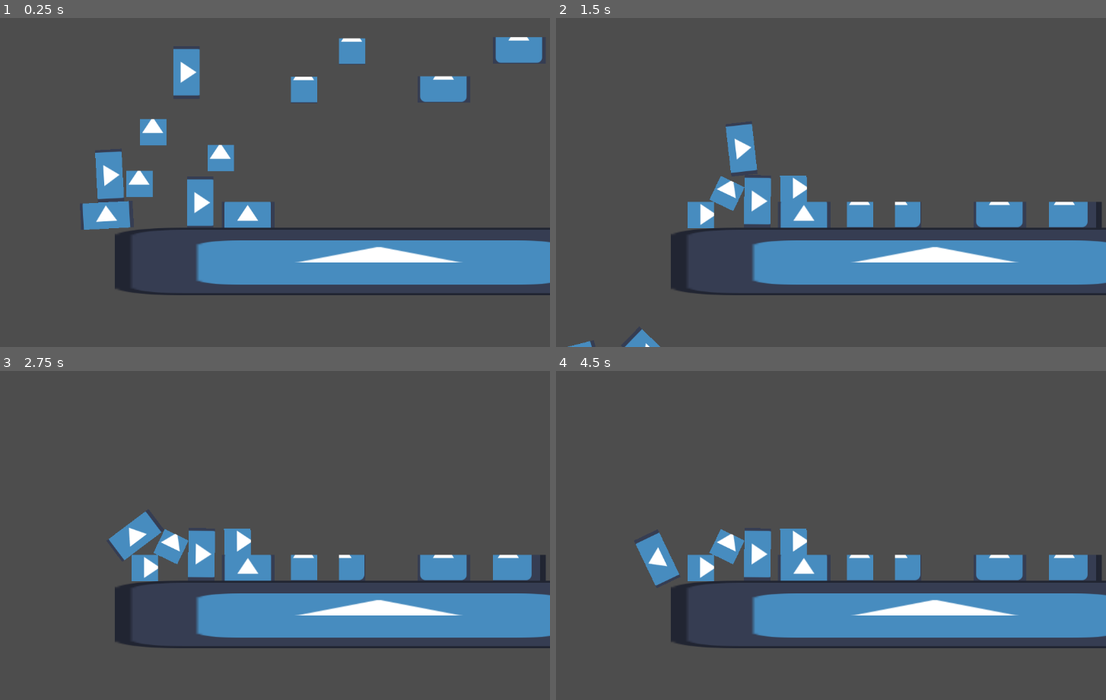
Above: before the commit, frames 1-4 (two rows, left to right).
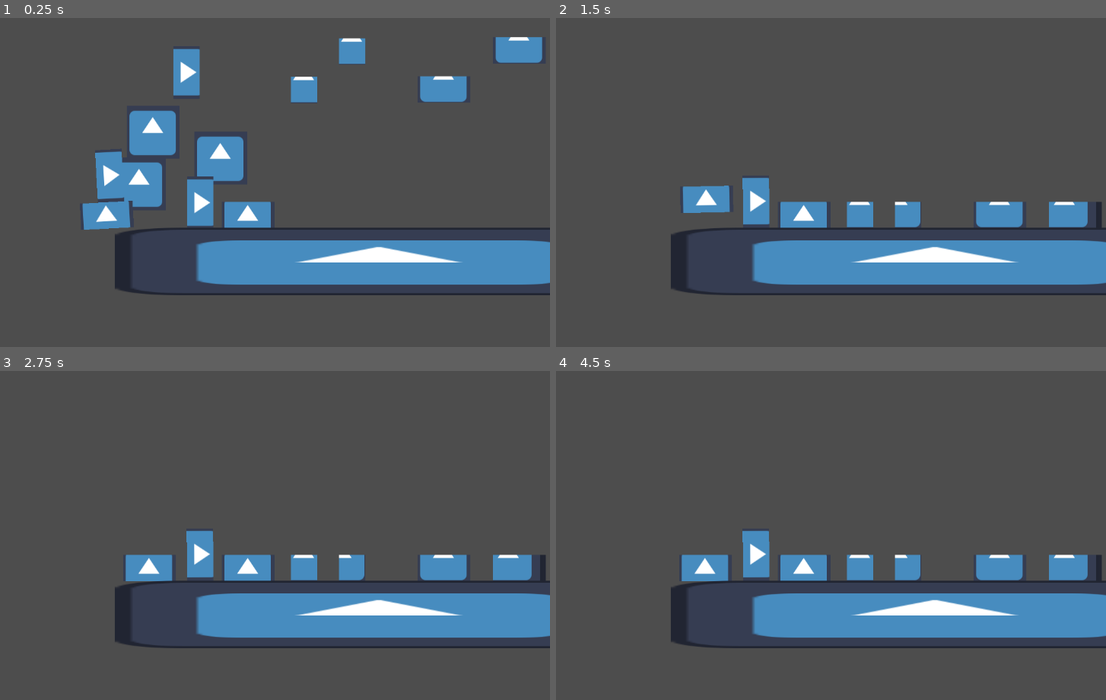
Above: after the commit, the same moments.

Repository: Yusuf-Uludag/Magnetic-Carrier
Game: Godot game, scene res://scenes/crate_test.tscn
Two runs of this game, one before a commit and one after it. Both use one fixed random seed, a clock stepped at 60 frames per second and the inputs below. This scene is started directly instead of the project's main scene. The engine's default icon, where the game draws it, is replaced by a stand-in: a white triangle on a blue panel in a dark square.
Inputs (mouse positions are in pixels of both pictures, inside the frame that each line leads up to):
- Up to frame 1 (0.25 s): no input
- Up to frame 2 (1.5 s): move the mouse to (935, 159) at 0.52 s; hold D (move_right) 0.53-1.28 s; click (935, 159) at 0.67 s; tap W (jump) at 0.77 s; move the mouse to (682, 192) at 1.27 s; hold A (move_left) from 1.28 s (still down)
- Up to frame 3 (2.75 s): tap W (jump) at 1.52 s; move the mouse to (308, 453) at 2.02 s; release A (move_left) at 2.03 s; hold D (move_right) from 2.03 s (still down)
- Up to frame 4 (4.5 s): move the mouse to (770, 598) at 2.77 s; click (770, 598) at 2.92 s; tap W (jump) at 3.02, 3.77 s; move the mouse to (985, 581) at 3.52 s; release D (move_right) at 3.53 s; hold A (move_left) from 3.53 s (still down); move the mouse to (622, 476) at 4.27 s

The runs differ from the first frame. In frame 1, 2.0% of the frame differs, in the area x 22-45%, y 28-58%; in frame 2, 2.4%, in the area x 2-50%, y 32-100%; in frame 3, 2.0%; in frame 4, 2.0%.

Commit message:
named and adjusted collision layers and small crate size

Diff:
--- a/project.godot
+++ b/project.godot
@@ -40,6 +40,13 @@
 "events": []
 }
 
+[layer_names]
+
+2d_physics/layer_3="Player"
+2d_physics/layer_5="Crane"
+2d_physics/layer_6="Crate"
+2d_physics/layer_10="Platform"
+
 [physics]
 
 3d/physics_engine="Jolt Physics"
--- a/scenes/player_test.tscn
+++ b/scenes/player_test.tscn
@@ -14,7 +14,8 @@
 
 [node name="StaticBody2D" type="StaticBody2D" parent="." unique_id=2105724033]
 position = Vector2(173, 493)
-collision_layer = 513
+collision_layer = 512
+collision_mask = 512
 
 [node name="ColorRect" type="ColorRect" parent="StaticBody2D" unique_id=633460839]
 offset_left = -144.0
@@ -31,7 +32,8 @@
 [node name="StaticBody2D2" type="StaticBody2D" parent="." unique_id=1314933294]
 position = Vector2(904, 209)
 rotation = 1.5707964
-collision_layer = 513
+collision_layer = 512
+collision_mask = 512
 
 [node name="ColorRect" type="ColorRect" parent="StaticBody2D2" unique_id=110856475]
 offset_left = -336.0
@@ -48,7 +50,8 @@
 [node name="StaticBody2D3" type="StaticBody2D" parent="." unique_id=1429834705]
 position = Vector2(-5, 221)
 rotation = 1.5707964
-collision_layer = 513
+collision_layer = 512
+collision_mask = 512
 
 [node name="ColorRect" type="ColorRect" parent="StaticBody2D3" unique_id=488786164]
 offset_left = -336.0
--- a/scenes/small_crate.tscn
+++ b/scenes/small_crate.tscn
@@ -3,14 +3,16 @@
 [ext_resource type="Texture2D" uid="uid://xf1w3eo03vug" path="res://icon.svg" id="1_dwt0d"]
 
 [sub_resource type="RectangleShape2D" id="RectangleShape2D_b66cd"]
-size = Vector2(50, 50)
+size = Vector2(100, 100)
 
 [node name="SmallCrate" type="RigidBody2D" unique_id=1840297805]
+collision_layer = 32
+collision_mask = 532
 
 [node name="Sprite2D" type="Sprite2D" parent="." unique_id=469688312]
 texture = ExtResource("1_dwt0d")
 region_enabled = true
-region_rect = Rect2(40, 40, 50, 50)
+region_rect = Rect2(15, 15, 100, 100)
 
 [node name="CollisionShape2D" type="CollisionShape2D" parent="." unique_id=1178545300]
 shape = SubResource("RectangleShape2D_b66cd")
